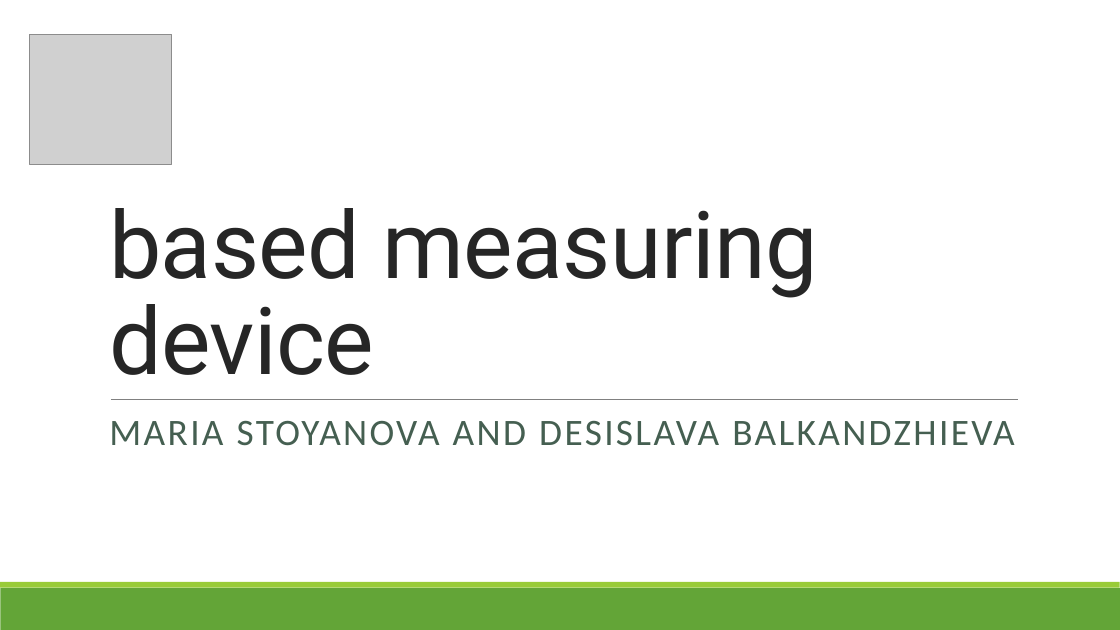
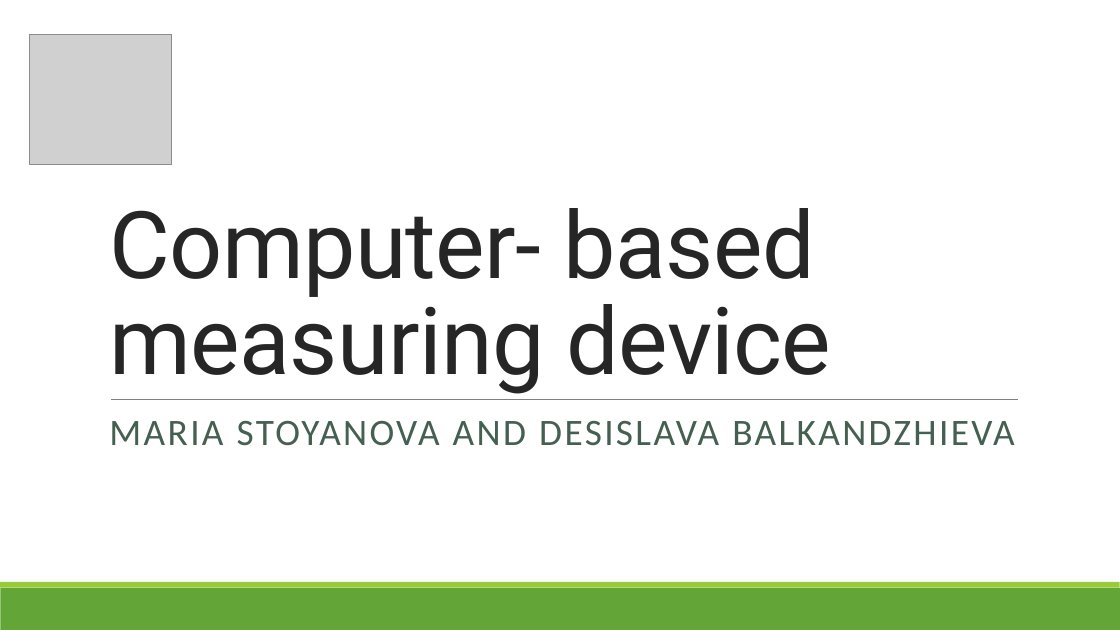
Before and after one commit to UKTC-Robotics/NOIT-Desi-i-Mimeto, a slide deck: slide 1 of based measuring device.pptx. Drawn at 1120x630 pixels with LibreOffice and Linux fonts; fonts in the diff are those of the drawing; grey boxes stand for pictures. Boxes give left, top, right and bottom in pixels: in the first picture for what was removed or moved away, otherwise in the second. Text is boxed around its words. In the diff, an @@ line names an element or a change of style, - is before the commit and + after.

Commit message:
computer- based measuring device (prezentaciq)
поправени са грешки

```diff
--- a/based measuring device.pptx
+++ b/based measuring device.pptx
@@ title at (109,208,832,394): text changed @@
-based measuring device
+Computer- based measuring device
```
Also in this commit, not shown: 2 other slides changed.
